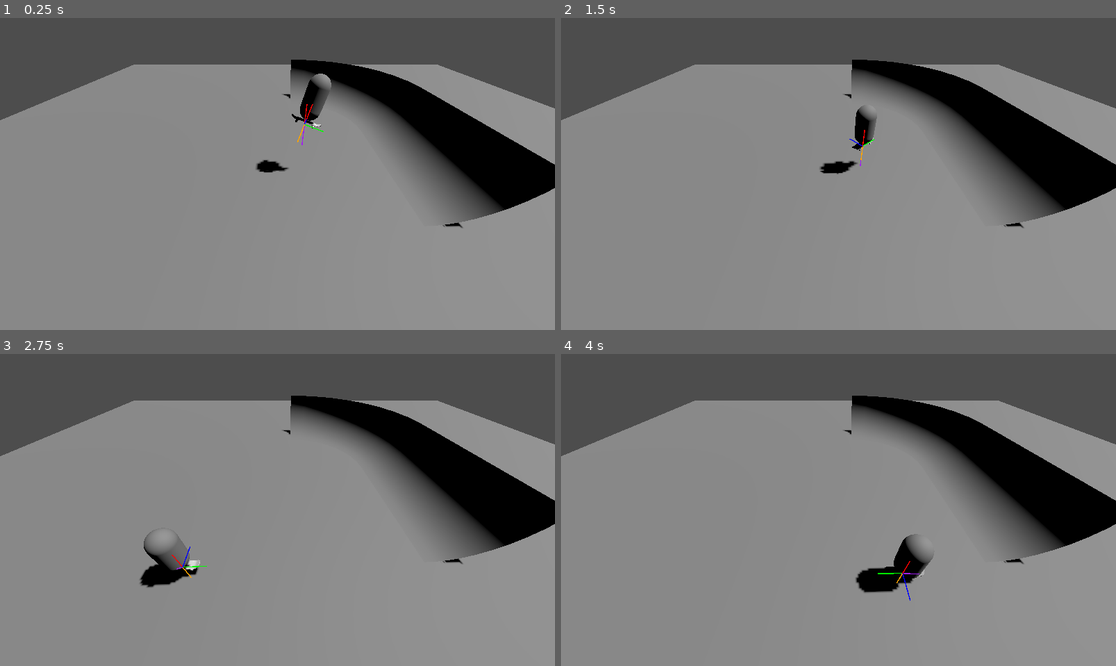
Above: before the commit, frames 1-4 (two rows, left to right).
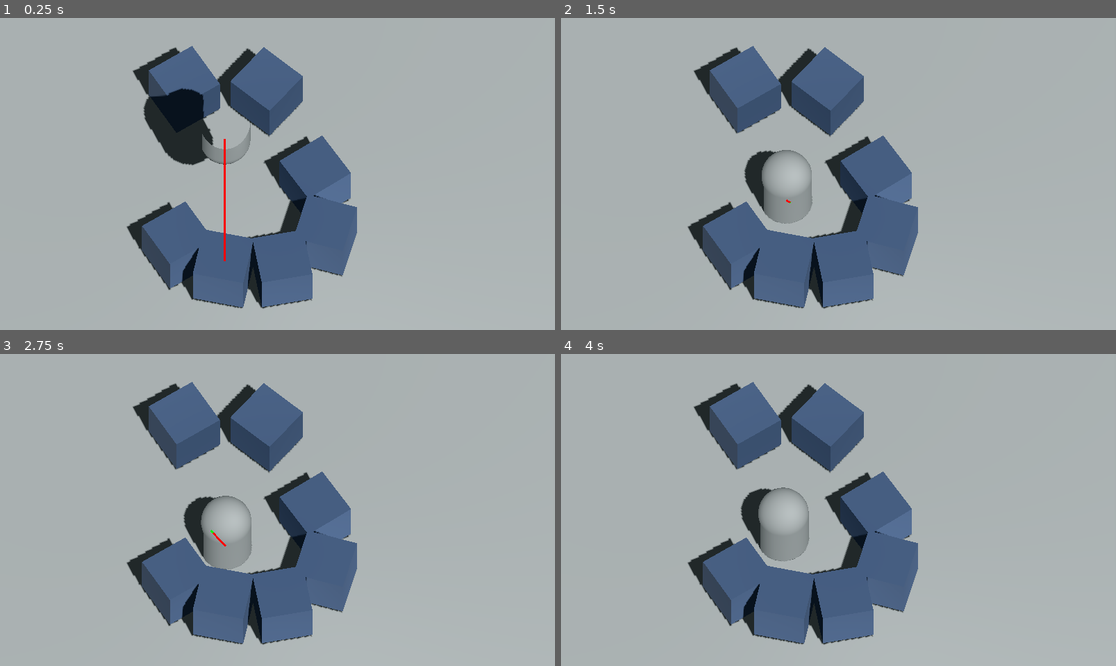
Above: after the commit, the same moments.

Repository: 3deric/GodotSkate
Game: Godot game, scene res://Scenes/testLevel.tscn
Same seed, same stepped clock (60 frames per second), same inputs: the game is played once before the commit and once after it.
Inputs:
- Up to frame 1 (0.25 s): no input
- Up to frame 2 (1.5 s): hold D (Right) 0.53-1.28 s; tap Space (Jump) at 0.77 s; hold S (Backward) from 1.28 s (still down)
- Up to frame 3 (2.75 s): tap Space (Jump) at 1.52 s; release S (Backward) at 2.03 s; hold D (Right) from 2.03 s (still down)
- Up to frame 4 (4 s): release D (Right) at 2.78 s; hold W (Forward) 2.78-3.53 s; tap Space (Jump) at 3.02, 3.77 s; hold A (Left) from 3.53 s (still down)

The runs differ from the first frame. In frame 1, 99% of the frame differs, in the area x 0-100%, y 0-100%; in frame 2, 99%; in frame 3, 99%; in frame 4, 99%.

Commit message:
Added collide and slide algorithm with basic functionality

Diff:
--- /dev/null
+++ b/Skategame/Materials/MatDefault.tres
@@ -0,0 +1,4 @@
+[gd_resource type="StandardMaterial3D" format=3 uid="uid://c0r15t1xx0hvr"]
+
+[resource]
+albedo_color = Color(0.232449, 0.298109, 0.406948, 1)
--- a/Skategame/Scenes/character.tscn
+++ b/Skategame/Scenes/character.tscn
@@ -1,23 +1,28 @@
-[gd_scene load_steps=4 format=3 uid="uid://bea47kckpvvbw"]
+[gd_scene load_steps=5 format=3 uid="uid://jy8gjnk4rgdg"]
 
-[ext_resource type="Script" path="res://Scripts/characterController.gd" id="1_rxnhj"]
-[ext_resource type="PackedScene" uid="uid://h7ks2r24cnfi" path="res://Meshes/skateboard.glb" id="2_gtr4q"]
+[ext_resource type="Script" path="res://Scripts/characterController.gd" id="1_oo6wq"]
+[ext_resource type="PackedScene" uid="uid://h7ks2r24cnfi" path="res://Meshes/skateboard.glb" id="1_oqi3x"]
 
-[sub_resource type="CapsuleMesh" id="CapsuleMesh_gsf53"]
+[sub_resource type="SphereShape3D" id="SphereShape3D_k3l0c"]
 
-[node name="Character" type="Node3D" node_paths=PackedStringArray("floorC")]
-script = ExtResource("1_rxnhj")
-floorC = NodePath("floor_raycast")
+[sub_resource type="CapsuleMesh" id="CapsuleMesh_7kwgq"]
+
+[node name="Character" type="Node3D"]
+script = ExtResource("1_oo6wq")
+
+[node name="skateboard" parent="." instance=ExtResource("1_oqi3x")]
+transform = Transform3D(-4.37114e-08, 0, 1, 0, 1, 0, -1, 0, -4.37114e-08, 0, -0.503978, 0)
+visible = false
+
+[node name="ShapeCast3D" type="ShapeCast3D" parent="."]
+transform = Transform3D(1, 0, 0, 0, 1, 0, 0, 0, 1, 0, -0.00397825, 0)
+shape = SubResource("SphereShape3D_k3l0c")
+target_position = Vector3(0, 0, 0)
 
 [node name="MeshInstance3D" type="MeshInstance3D" parent="."]
-transform = Transform3D(1, 0, 0, 0, 1, 0, 0, 0, 1, 0, 1.25517, 0)
-mesh = SubResource("CapsuleMesh_gsf53")
+transform = Transform3D(1, 0, 0, 0, 1, 0, 0, 0, 1, 0, 0.5, 0)
+mesh = SubResource("CapsuleMesh_7kwgq")
 
-[node name="floor_raycast" type="RayCast3D" parent="."]
-transform = Transform3D(0.999999, 0, 0, 0, 0.999999, 0, 0, 0, 1, 0, 0.595501, 0)
-hit_back_faces = false
-debug_shape_custom_color = Color(0.631373, 0.239216, 0.521569, 1)
-debug_shape_thickness = 1
-
-[node name="skateboard" parent="." instance=ExtResource("2_gtr4q")]
-transform = Transform3D(-4.37114e-08, 0, 1, 0, 1, 0, -1, 0, -4.37114e-08, 0, 0, 0)
+[node name="RayCast3DFwd" type="RayCast3D" parent="."]
+transform = Transform3D(1, 0, 0, 0, -4.37114e-08, 1, 0, -1, -4.37114e-08, 0, -0.00397825, 0)
+target_position = Vector3(0, -1.515, 0)
--- a/Skategame/Scenes/testLevel.tscn
+++ b/Skategame/Scenes/testLevel.tscn
@@ -1,8 +1,9 @@
-[gd_scene load_steps=11 format=3 uid="uid://duaw5sk1sesed"]
+[gd_scene load_steps=15 format=3 uid="uid://duaw5sk1sesed"]
 
 [ext_resource type="ArrayMesh" uid="uid://busboldc1hut4" path="res://Meshes/pipe_straight_base_col.obj" id="1_8s6si"]
 [ext_resource type="ArrayMesh" uid="uid://bvonfakadtqro" path="res://Meshes/pipe_curve_base_col.obj" id="2_0h3ri"]
-[ext_resource type="PackedScene" uid="uid://bea47kckpvvbw" path="res://Scenes/character.tscn" id="4_7b4x3"]
+[ext_resource type="PackedScene" uid="uid://jy8gjnk4rgdg" path="res://Scenes/character.tscn" id="4_ujtc0"]
+[ext_resource type="Material" uid="uid://c0r15t1xx0hvr" path="res://Materials/MatDefault.tres" id="5_1fdny"]
 [ext_resource type="PackedScene" uid="uid://cctt1un35hyco" path="res://Scenes/debugView.tscn" id="5_cf44f"]
 
 [sub_resource type="PlaneMesh" id="PlaneMesh_wnnvr"]
@@ -21,6 +22,15 @@
 [sub_resource type="ConcavePolygonShape3D" id="ConcavePolygonShape3D_etc7n"]
 data = PackedVector3Array(0, 3.1599, -4, 1.3892, 2.8119, -3.8785, 0, 2.8119, -4, 7.8785, 3.1599, 2.6108, 8, 2.8119, 4,  …(12622 unchanged characters)…
 
+[sub_resource type="BoxMesh" id="BoxMesh_tgtj3"]
+
+[sub_resource type="BoxShape3D" id="BoxShape3D_rw3te"]
+
+[sub_resource type="Environment" id="Environment_g5tvr"]
+background_mode = 1
+background_color = Color(0.270799, 0.322364, 0.326999, 1)
+ambient_light_color = Color(0.238665, 0.319456, 0.339109, 1)
+
 [node name="Level" type="Node3D"]
 
 [node name="Floor" type="Node3D" parent="."]
@@ -38,7 +48,7 @@
 shape = SubResource("WorldBoundaryShape3D_xq38b")
 
 [node name="DirectionalLight3D" type="DirectionalLight3D" parent="."]
-transform = Transform3D(0.84851, -0.0293182, 0.528366, -0.529179, -0.0470102, 0.847207, 0, -0.998464, -0.0554033, 2.28935, 2.07624, -1.13568)
+transform = Transform3D(0.330858, 0.907999, 0.257042, -0.529179, -0.0470101, 0.847207, 0.781347, -0.416326, 0.464941, 2.28935, 2.07624, -1.13568)
 shadow_enabled = true
 
 [node name="PipeStraight" type="StaticBody3D" parent="."]
@@ -65,12 +75,97 @@
 shape = SubResource("ConcavePolygonShape3D_etc7n")
 
 [node name="Camera3D" type="Camera3D" parent="."]
-transform = Transform3D(1, 0, 0, 0, 0.708155, 0.706057, 0, -0.706057, 0.708155, -1.34136, 6.97159, 7.704)
-fov = 85.2
+transform = Transform3D(1, 0, 0, 0, 0.476453, 0.8792, 0, -0.8792, 0.476453, -0.164053, 2.78343, 1.40341)
+projection = 1
+fov = 40.2
+size = 6.051
+near = 0.007
+far = 11.95
 
 [node name="DebugView" parent="." node_paths=PackedStringArray("camera", "player") instance=ExtResource("5_cf44f")]
 camera = NodePath("../Camera3D")
 player = NodePath("../Character")
 
-[node name="Character" parent="." instance=ExtResource("4_7b4x3")]
-transform = Transform3D(0.232275, 0.281324, 0.931077, -0.217301, 0.948072, -0.232249, -0.948066, -0.148378, 0.281346, 0, 3.76068, 0)
+[node name="Character" parent="." node_paths=PackedStringArray("debugView") instance=ExtResource("4_ujtc0")]
+transform = Transform3D(-0.0151139, 0, 0.999886, 0, 1, 0, -0.999886, 0, -0.0151139, -1.18542, 4.01457, 0.476593)
+debugView = NodePath("../DebugView")
+
+[node name="StaticBody3D" type="StaticBody3D" parent="."]
+transform = Transform3D(-0.560292, 0, 0.828295, 0, 1, 0, -0.828295, 0, -0.560292, 0.569628, 0.575263, 0.322239)
+
+[node name="MeshInstance3D" type="MeshInstance3D" parent="StaticBody3D"]
+material_override = ExtResource("5_1fdny")
+mesh = SubResource("BoxMesh_tgtj3")
+skeleton = NodePath("../..")
+
+[node name="CollisionShape3D" type="CollisionShape3D" parent="StaticBody3D"]
+shape = SubResource("BoxShape3D_rw3te")
+
+[node name="StaticBody3D2" type="StaticBody3D" parent="."]
+transform = Transform3D(0.28003, 0, 0.959991, 0, 1, 0, -0.959991, 0, 0.28003, 0.761144, 0.575263, 1.55134)
+
+[node name="MeshInstance3D" type="MeshInstance3D" parent="StaticBody3D2"]
+material_override = ExtResource("5_1fdny")
+mesh = SubResource("BoxMesh_tgtj3")
+skeleton = NodePath("../..")
+
+[node name="CollisionShape3D" type="CollisionShape3D" parent="StaticBody3D2"]
+shape = SubResource("BoxShape3D_rw3te")
+
+[node name="StaticBody3D3" type="StaticBody3D" parent="."]
+transform = Transform3D(-0.185975, 0, 0.982554, 0, 1, 0, -0.982554, 0, -0.185975, -0.0708178, 0.592565, 2.29958)
+
+[node name="MeshInstance3D" type="MeshInstance3D" parent="StaticBody3D3"]
+material_override = ExtResource("5_1fdny")
+mesh = SubResource("BoxMesh_tgtj3")
+skeleton = NodePath("../..")
+
+[node name="CollisionShape3D" type="CollisionShape3D" parent="StaticBody3D3"]
+shape = SubResource("BoxShape3D_rw3te")
+
+[node name="StaticBody3D4" type="StaticBody3D" parent="."]
+transform = Transform3D(0.20687, 0, 0.978368, 0, 1, 0, -0.978368, 0, 0.20687, -1.21468, 0.592565, 2.29958)
+
+[node name="MeshInstance3D" type="MeshInstance3D" parent="StaticBody3D4"]
+material_override = ExtResource("5_1fdny")
+mesh = SubResource("BoxMesh_tgtj3")
+skeleton = NodePath("../..")
+
+[node name="CollisionShape3D" type="CollisionShape3D" parent="StaticBody3D4"]
+shape = SubResource("BoxShape3D_rw3te")
+
+[node name="StaticBody3D5" type="StaticBody3D" parent="."]
+transform = Transform3D(-0.540005, 0, 0.841661, 0, 1, 0, -0.841661, 0, -0.540005, -2.10164, 0.592565, 1.78188)
+
+[node name="MeshInstance3D" type="MeshInstance3D" parent="StaticBody3D5"]
+material_override = ExtResource("5_1fdny")
+mesh = SubResource("BoxMesh_tgtj3")
+skeleton = NodePath("../..")
+
+[node name="CollisionShape3D" type="CollisionShape3D" parent="StaticBody3D5"]
+shape = SubResource("BoxShape3D_rw3te")
+
+[node name="StaticBody3D6" type="StaticBody3D" parent="."]
+transform = Transform3D(-0.540005, 0, 0.841661, 0, 1, 0, -0.841661, 0, -0.540005, -1.97184, 0.592565, -1.64871)
+
+[node name="MeshInstance3D" type="MeshInstance3D" parent="StaticBody3D6"]
+material_override = ExtResource("5_1fdny")
+mesh = SubResource("BoxMesh_tgtj3")
+skeleton = NodePath("../..")
+
+[node name="CollisionShape3D" type="CollisionShape3D" parent="StaticBody3D6"]
+shape = SubResource("BoxShape3D_rw3te")
+
+[node name="StaticBody3D7" type="StaticBody3D" parent="."]
+transform = Transform3D(-0.762002, 0, 0.647575, 0, 1, 0, -0.647575, 0, -0.762002, -0.374323, 0.592565, -1.60936)
+
+[node name="MeshInstance3D" type="MeshInstance3D" parent="StaticBody3D7"]
+material_override = ExtResource("5_1fdny")
+mesh = SubResource("BoxMesh_tgtj3")
+skeleton = NodePath("../..")
+
+[node name="CollisionShape3D" type="CollisionShape3D" parent="StaticBody3D7"]
+shape = SubResource("BoxShape3D_rw3te")
+
+[node name="WorldEnvironment" type="WorldEnvironment" parent="."]
+environment = SubResource("Environment_g5tvr")
--- a/Skategame/Scripts/characterController.gd
+++ b/Skategame/Scripts/characterController.gd
@@ -1,70 +1,102 @@
 extends Node3D
 
-const acc = 0.5
-const grav = 0.5
-const jmpAcc = 0.2
-const rot = 10
+const maxVel = 5.0
+const acc = 35.0
+const rot = 1.0
+const jump = 7.0
+const maxBounces = 8
+const skinWidth = 0.01
+const maxSlopeAngle = 55
 
-@export var floorC:RayCast3D = null
+const gravity = Vector3.DOWN * 0.1
 
 var input = Vector3.ZERO
-var dir = Vector3.ZERO
+var jumping = false
+
+var shapeCast: ShapeCast3D
+var fwdRay: RayCast3D
+@export var debugView: Control
+
+var tempVector = Vector3.ZERO
 var vel = Vector3.ZERO
-var isOnFloor = false
 var xForm = null
+var spd = 0.0
+
+func _ready():
+	shapeCast = get_node("ShapeCast3D")
+	fwdRay = get_node("RayCast3DFwd")
+	xForm = global_transform.basis
 
 func _physics_process(delta):
+	xForm = global_transform.basis
+	vel = xForm.z	* spd
+	spd += input.y * 0.01
 	_inputHandler()
+	rotate_y(input.x * 5.0 * delta)
+	tempVector = _move(xForm.z * spd * delta)
+	global_position += _move(xForm.z * spd * delta)
 
-	dir = global_transform.basis
-	if(floorC.is_colliding()):
-		isOnFloor = true
-	else:
-		isOnFloor =false
+func _collideAndSlide(vel, pos, depth, gravityPass, velInit):
+	if(depth >= maxBounces):
+		return Vector3.ZERO
+	#var dist = vel.length() + skinWidth
+	#raycasting logic
+	var space_state = get_world_3d().direct_space_state
+	var origin = pos
+	var end = (vel.normalized() * (vel.length())) + pos
+	var query = PhysicsRayQueryParameters3D.create(origin, end)
+	query.collide_with_areas = true
+	var result = space_state.intersect_ray(query)
+	#if ray hit anything calculating new position
+	if(result):
+		var snapToSurface = vel.normalized() * (pos.distance_to(result.position) - skinWidth)
+		var leftover = vel - snapToSurface
 
-	if(isOnFloor):
-		xForm = global_transform.basis
-		global_transform.basis = lerp(xForm,_groundAlign(xForm, floorC.get_collision_normal()),  delta * 30)
-		#killing vertical velocity when grounded
-		vel += Vector3.UP * vel.dot(Vector3.DOWN)
-		#rotation input
-		if input .x != 0:
-			rotate_y(input.x * rot * delta * 0.1)
-		#acceleration input and friction
-		if(input.y != 0):
-			vel += xForm.z * input.y * delta * acc
+		var angle = Vector3.UP.angle_to(result.normal)
+
+		if (snapToSurface.length() <= skinWidth):
+			snapToSurface = Vector3.ZERO
+		#on normal ground
+		if (angle <= maxSlopeAngle):
+			if(gravityPass):
+				return snapToSurface #todo, fix gravity!
+			leftover = _projectAndScale(leftover, result.normal)
+		#wall or steep slope
 		else:
-			vel *= 0.95
+			var scale = 1 - Vector3(result.normal.x, 0, result.normal.z).normalized().dot(-Vector3(velInit.x, 0, velInit.z).normalized())
+			leftover = _projectAndScale(leftover, result.normal) * scale
+		#return snapToSurface + leftover
+		return 	 snapToSurface + _collideAndSlide(leftover,pos + snapToSurface , depth + 1, gravityPass, velInit)
+	return vel
 
-		#jumping handling
-		if(input.z):
-			vel += Vector3.UP * jmpAcc
-				#killing vertical velocity, when grounded
+func _move(velocity):
+	velocity = _collideAndSlide(velocity, global_position, 0, false, velocity)
+	velocity += _collideAndSlide(gravity, global_position + velocity, 0, true, gravity)
+	return velocity
 
-		vel = _killOrthogonalVelocity(xForm, vel)
-
-	else:
-		#rotation input while flying
-		if input .x != 0:
-			rotate_y(input.x * rot * delta)
-		vel += Vector3.DOWN * grav * delta
-
-	position += vel
+func _projectAndScale(leftover, normal):
+	var mag = leftover.length()
+	leftover = Plane(normal, Vector3.UP).project(leftover).normalized()
+	leftover *= mag
+	return leftover
 
 func _inputHandler():
 	input.x = int(Input.is_action_pressed("Left")) - int(Input.is_action_pressed("Right"))
 	input.y = int(Input.is_action_pressed("Forward")) - int(Input.is_action_pressed("Backward"))
 	input.z = int(Input.is_action_just_pressed("Jump"))
 
+func _killOrthogonalVelocity(xform, vel):
+	var fwd_vel =xform.z * vel.dot(xform.basis.z)
+	var ort_vel = xform.x * vel.dot(xform.basis.x)
+	var up_vel = Vector3.UP * vel.dot(xform.basis.y)
+	vel = fwd_vel + ort_vel * 0.75 + up_vel
+	return vel
+
+func _isGrounded():
+	pass
+
 func _groundAlign(xform, normal):
 	xform.y = normal
 	xform.x = -xform.z.cross(normal)
 	xform = xform.orthonormalized()
 	return xform
-
-func _killOrthogonalVelocity(xForm, vel):
-	var fwdVel = xForm.z * vel.dot(xForm.z)
-	var ortVel = xForm.x * vel.dot(xForm.x)
-	var upVel = Vector3.UP * vel.dot(Vector3.UP)
-	vel = fwdVel + ortVel * 0.95 + upVel
-	return vel
--- a/Skategame/Scripts/debugView.gd
+++ b/Skategame/Scripts/debugView.gd
@@ -7,13 +7,14 @@
 	queue_redraw()
 
 func _draw():
-	_debugDraw(player.global_position, player.global_position + player.vel * 10, Color.PURPLE)
-	_debugDraw(player.global_position, player.global_position + Vector3.UP, Color.RED)
-	_debugDraw(player.global_position, player.global_position + player.transform.basis.z, Color.GREEN)
-	_debugDraw(player.global_position, player.global_position + player.transform.basis.y, Color.RED)
-	_debugDraw(player.global_position, player.global_position - player.transform.basis.y, Color.ORANGE)
-	_debugDraw(player.global_position, player.global_position + player.transform.basis.x, Color.BLUE)
+	#player.global_position+ player.global_transform.basis.z
+	_debugDraw(player.global_position , player.global_position + player.vel , Color.GREEN)
+	_debugDraw(player.global_position , player.global_position + player.tempVector * 50, Color.RED)
+	#_debugDraw(player.global_position, player.global_position + Vector3.UP, Color.RED)
+	#_debugDraw(player.global_position, player.global_position + player.transform.basis.y, Color.RED)
+	#_debugDraw(player.global_position, player.global_position - player.transform.basis.y, Color.ORANGE)
+	#_debugDraw(player.global_position, player.global_position + player.transform.basis.x, Color.BLUE)
 	pass
 
 func _debugDraw(from, to, col):
-	draw_line(camera.unproject_position(from), camera.unproject_position(to), col, 2.0)
+	draw_line(camera.unproject_position(from), camera.unproject_position(to), col, 4.0)
